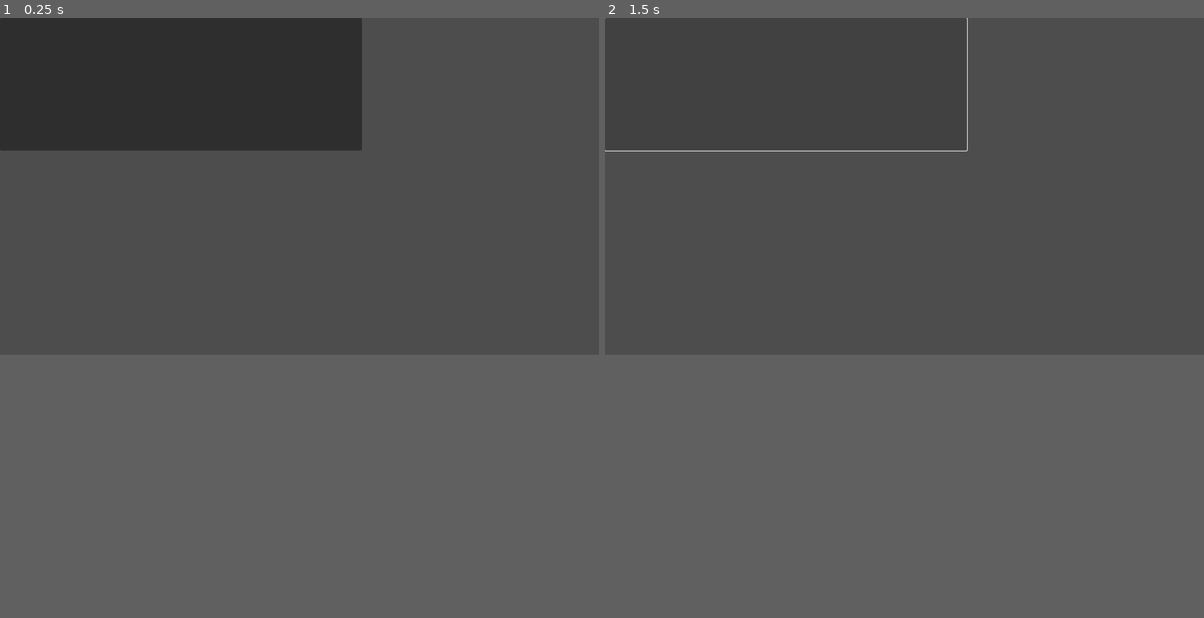
Above: before the commit, frames 1-2 (left to right).
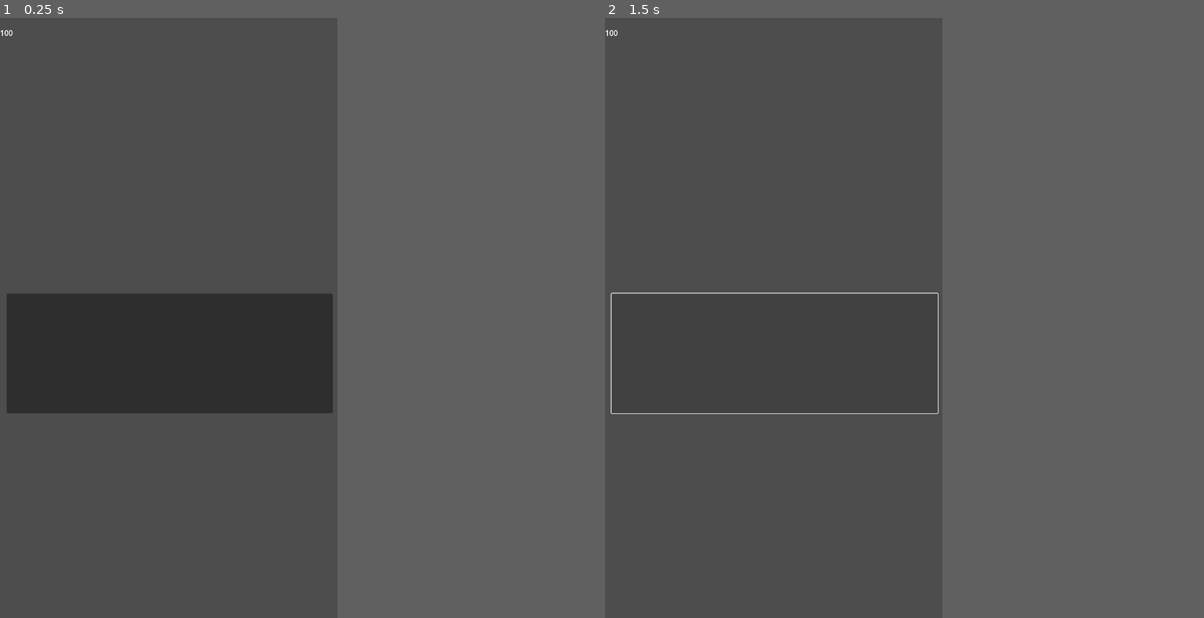
Above: after the commit, the same moments.

Repository: vaca2004/level
Game: Godot game, scene res://main.tscn
Same seed, same stepped clock (60 frames per second), same inputs: the game is played once before the commit and once after it. Before the commit the project has no main scene; this scene is started directly in both runs.
Inputs (mouse positions are in pixels of both pictures, inside the frame that each line leads up to; where the layout moved, square brackets give the same spot in the first picture):
- Up to frame 1 (0.25 s): no input
- Up to frame 2 (1.5 s): click (904, 204) [784, 84] at 0.5 s; click (904, 204) [784, 84] at 1.25 s
In our replay, the window is 799x449 before the commit and 450x800 after it. These sizes can differ from the game's own. Grey fills any space a smaller window leaves; there, only what the larger window draws over its background counts as a difference.

The runs differ from the first frame. In frame 1, 24% of the frame differs, in the area x 0-61%, y 0-66%; in frame 2, 0.4%.

Commit message:
патч 1

Diff:
--- /dev/null
+++ b/main.gd
@@ -0,0 +1,7 @@
+extends Node2D
+var money = 100
+
+
+
+func _process(delta):
+	$"Деньги".text =str(money)
--- a/main.tscn
+++ b/main.tscn
@@ -1,7 +1,17 @@
-[gd_scene format=3 uid="uid://bb5yope401m32"]
+[gd_scene load_steps=2 format=3 uid="uid://bb5yope401m32"]
 
-[node name="xdxdxdxdx" type="Node2D"]
+[ext_resource type="Script" uid="uid://c7wkr4nhfbbiu" path="res://main.gd" id="1_ig7tw"]
+
+[node name="main" type="Node2D"]
+script = ExtResource("1_ig7tw")
 
 [node name="looooooooool" type="Button" parent="."]
-offset_right = 696.0
-offset_bottom = 255.0
+offset_left = 14.0
+offset_top = 588.0
+offset_right = 710.0
+offset_bottom = 843.0
+
+[node name="Деньги" type="Label" parent="."]
+offset_top = 20.0
+offset_right = 217.0
+offset_bottom = 174.0
--- a/project.godot
+++ b/project.godot
@@ -11,8 +11,15 @@
 [application]
 
 config/name="Новый игровой проект"
+run/main_scene="uid://bb5yope401m32"
 config/features=PackedStringArray("4.4", "Mobile")
 config/icon="res://icon.svg"
+
+[display]
+
+window/size/viewport_width=720
+window/size/viewport_height=1280
+window/handheld/orientation=1
 
 [rendering]
 
Not shown, added: main.gd.uid
